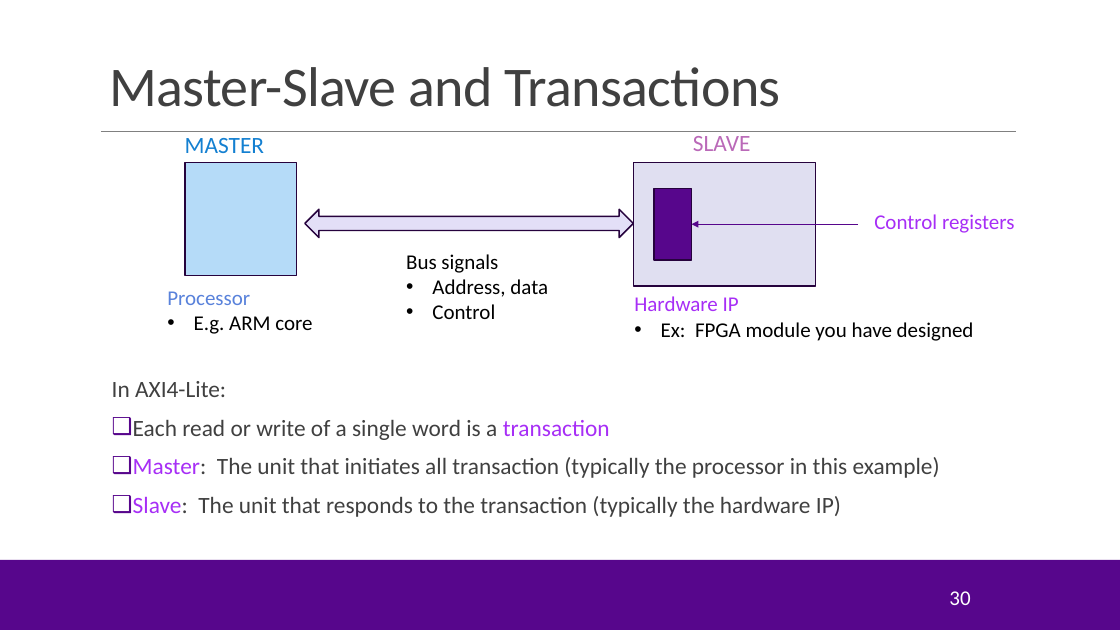
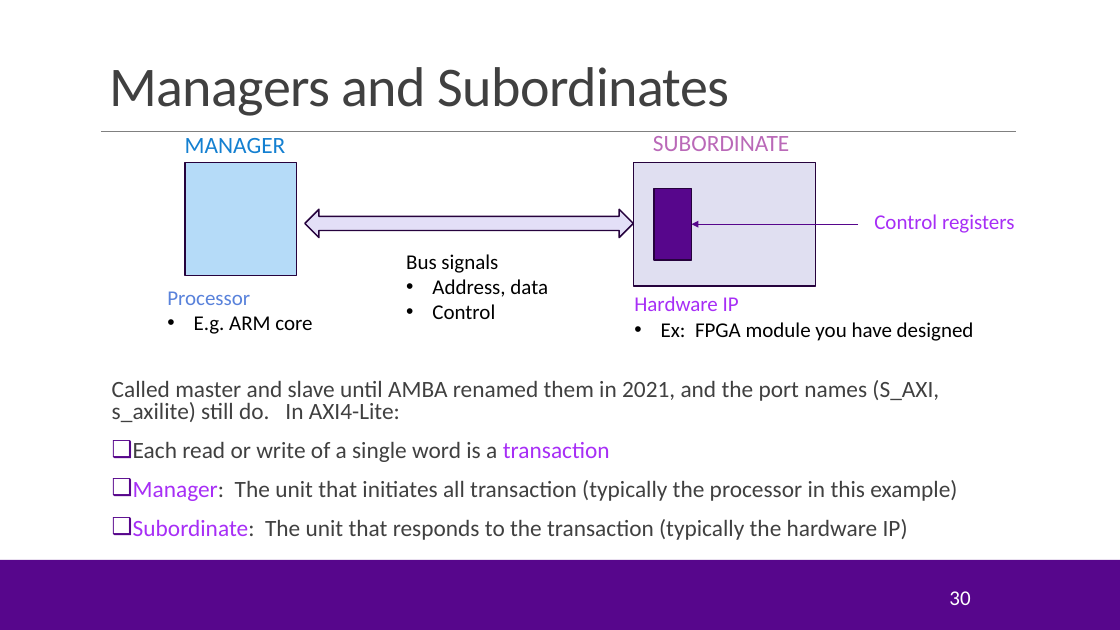
Before and after one commit to sdrangan/hwdesign, a slide deck: slide 30 of units/unit04_procif/procif_v4.pptx. Drawn at 1120x630 pixels with LibreOffice and Linux fonts; fonts in the diff are those of the drawing; background and template pictures are left out. Boxes give left, top, right and bottom in pixels: in the first picture for what was removed or moved away, otherwise in the second. Text is boxed around its words. In the diff, an @@ line names an element or a change of style, - is before the commit and + after.

```diff
--- a/units/unit04_procif/procif_v4.pptx
+++ b/units/unit04_procif/procif_v4.pptx
@@ title at (109, 67, 730, 116): text changed @@
-Master-Slave and Transactions
+Managers and Subordinates
@@ text at (185, 138, 286, 153): text changed @@
-MASTER
+MANAGER
@@ text at (653, 131, 789, 151): text changed @@
-SLAVE
+SUBORDINATE
@@ text at (112, 380, 939, 422): text changed @@
-In AXI4-Lite:
+Called master and slave until AMBA renamed them in 2021, and the port names (S_AXI, s_axilite) still do. In AXI4-Lite:
@@ text at (133, 480, 957, 540): text changed @@
-❑ Master: The unit that initiates all transaction (typically the processor in this example)
-❑ Slave: The unit that responds to the transaction (typically the hardware IP)
+❑ Manager: The unit that initiates all transaction (typically the processor in this example)
+❑ Subordinate: The unit that responds to the transaction (typically the hardware IP)
```
Also in this commit, not shown: 8 other slides changed, 1 slide added.
